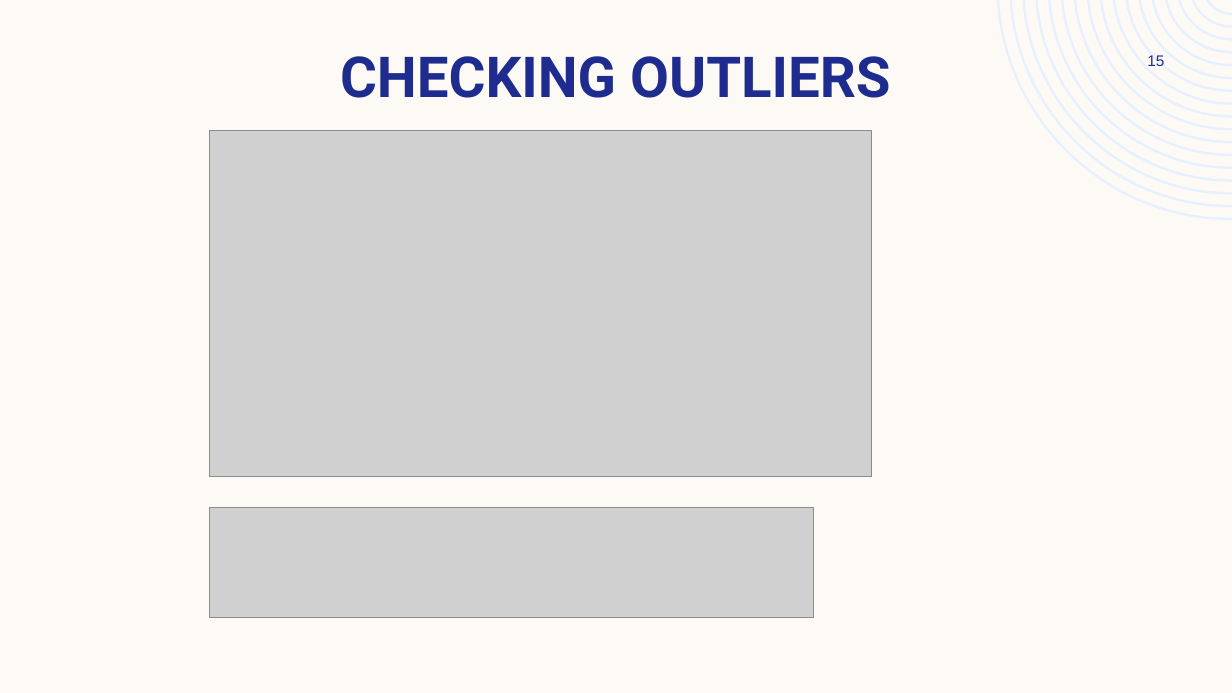
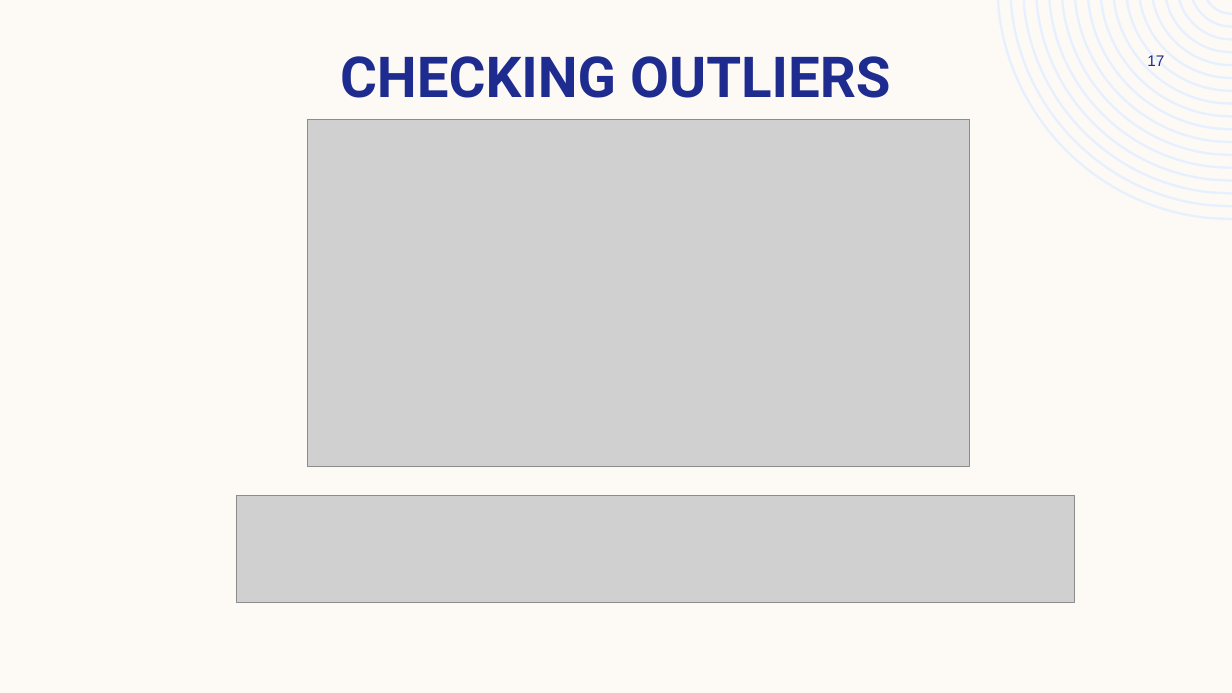
Before and after one commit to ArchanaKumari846/Internship, a slide deck: slide 17 of Project/car price prediction/car price prediction.pptx (slide 15 before the commit). Drawn at 1232x693 pixels with LibreOffice and Linux fonts; fonts in the diff are those of the drawing; grey boxes stand for pictures. Boxes give left, top, right and bottom in pixels: in the first picture for what was removed or moved away, otherwise in the second. Text is boxed around its words. In the diff, an @@ line names an element or a change of style, - is before the commit and + after.

```diff
--- a/Project/car price prediction/car price prediction.pptx
+++ b/Project/car price prediction/car price prediction.pptx
@@ page number at bbox=[1147, 55, 1164, 66]: text changed @@
-15
+17
@@ picture: place and size @@
-picture at bbox=[209, 130, 872, 477]
+picture at bbox=[307, 119, 970, 466]
@@ picture: place and size @@
-picture at bbox=[209, 507, 813, 617]
+picture at bbox=[237, 495, 1074, 603]
```
Also in this commit, not shown: 6 other slides changed, 2 slides added, 1 other file.
